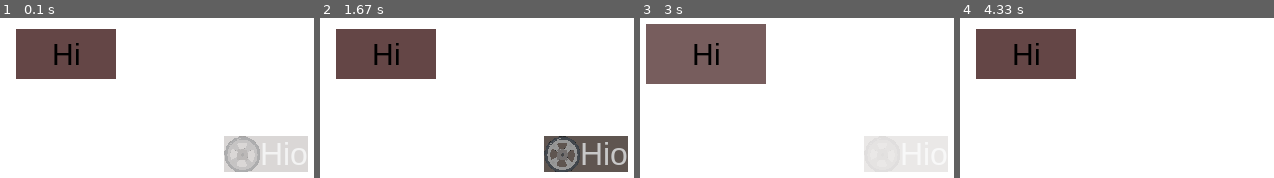
Above: before the commit, frames 1-4 (left to right).
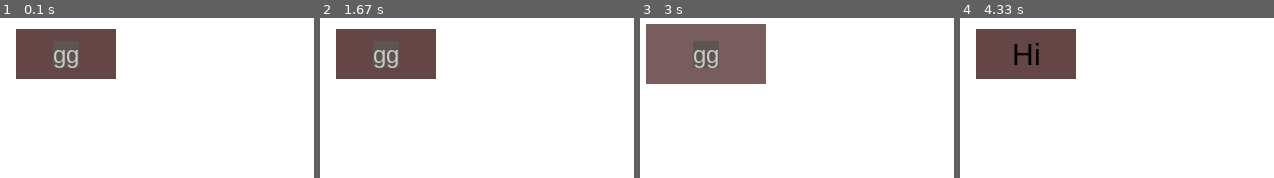
Above: after the commit, the same moments.

Repository: Valdotorium/pygame_helpers
Game: pygame game, started from main.py
Same seed, same stepped clock (60 frames per second), same inputs: the game is played once before the commit and once after it.
Inputs (mouse positions are in pixels of both pictures, inside the frame that each line leads up to):
- Up to frame 1 (0.1 s): no input
- Up to frame 2 (1.67 s): click "Hi" at 0.38 s; click (outside the picture) at 0.72 s; click (338, 64) at 1.05 s; click (outside the picture) at 1.38 s
- Up to frame 3 (3 s): click (718, 35) at 1.72 s; click (outside the picture) at 2.05 s; click "Hi" at 2.88 s
- Up to frame 4 (4.33 s): click (outside the picture) at 3.22 s

The runs differ from the first frame. In frame 1, 6.2% of the frame differs, in the area x 17-99%, y 15-97%; in frame 2, 6.8%; in frame 3, 2.3%; in frame 4, nothing differs.

Commit message:
small patch

Diff:
--- a/main.py
+++ b/main.py
@@ -19,7 +19,7 @@
 window, clock = init()
 mouse = mouse.mouse()
 button = ui.Button(200,200,100,50,(100,70,70), "Hi", "expand")
-textbox = text.warning("Hio", "Arial",32, pygame.image.load("icons/wheelNew.png"))
+textbox = text.DisplayText("gg", "Arial", 24, 200, 200)
 while True:
     window.fill((255, 255, 255))
     clock.tick(60)
--- a/text.py
+++ b/text.py
@@ -2,7 +2,7 @@
 
 
 class textbox():
-    def __init__(self, x, y, color, bgcolor, text, font,fontsize, ticks, icon):
+    def __init__(self, x, y, color, bgcolor, text, font,fontsize, ticks, icon, animation):
         self.x = x
         self.y = y
         self.color = color
@@ -15,6 +15,7 @@
         self.icon = icon
         #for fade-in animation
         self.alpha = 0
+        self.animation = animation
         if self.icon != None:
             #icon images must be square
             self.icon = pygame.transform.scale(self.icon,(self.textRect.height , self.textRect.height ))
@@ -22,27 +23,28 @@
     def draw(self, screen):
         surface = (self.font.render(self.text, True, self.color, self.bgcolor), self.textRect)
         #apply alpha
-        surface[0].set_alpha(self.alpha)
+        if self.animation == "fade":
+            surface[0].set_alpha(self.alpha)
+            if self.ticks > 13:
+                self.alpha += 15
+                if self.alpha > 255:
+                    self.alpha = 255
+            else:
+                self.alpha -= 20
+                if self.alpha < 0:
+                    self.alpha = 0
+            if self.icon!= None:
+                # apply alpha to icon
+                self.icon.set_alpha(self.alpha)
+                #blit icon to the screen
+        self.ticks -= 1
         screen.blit(surface[0], surface[1])
-        if self.ticks > 13:
-            self.alpha += 15
-            if self.alpha > 255:
-                self.alpha = 255
-        else:
-            self.alpha -= 20
-            if self.alpha < 0:
-                self.alpha = 0
-
         if self.icon!= None:
-            # apply alpha to icon
-            self.icon.set_alpha(self.alpha)
-            #blit icon to the screen
             screen.blit(self.icon, (self.x - self.textRect.width / 2, self.y - self.textRect.height / 2))
-        self.ticks -= 1
 
 #function for text displaying
 def DisplayText(text, font, fontsize, x, y):
-    _textbox = textbox(x, y, (200,200,200),(95,85,80), text, font, fontsize, 180, None)
+    _textbox = textbox(x, y, (200,200,200),(95,85,80), text, font, fontsize, 180, None, None)
     return _textbox
 
 
@@ -50,7 +52,7 @@
 
 #function for text warnings in the center of the screen
 def warning(text, font,fontsize , icon):
-    _textbox = textbox(400, 300, (200,200,200),(95,85,80), "    "+text, font,fontsize, 180, icon)
+    _textbox = textbox(400, 300, (200,200,200),(95,85,80), "    "+text, font,fontsize, 180, icon, "fade")
     return _textbox
 
 
